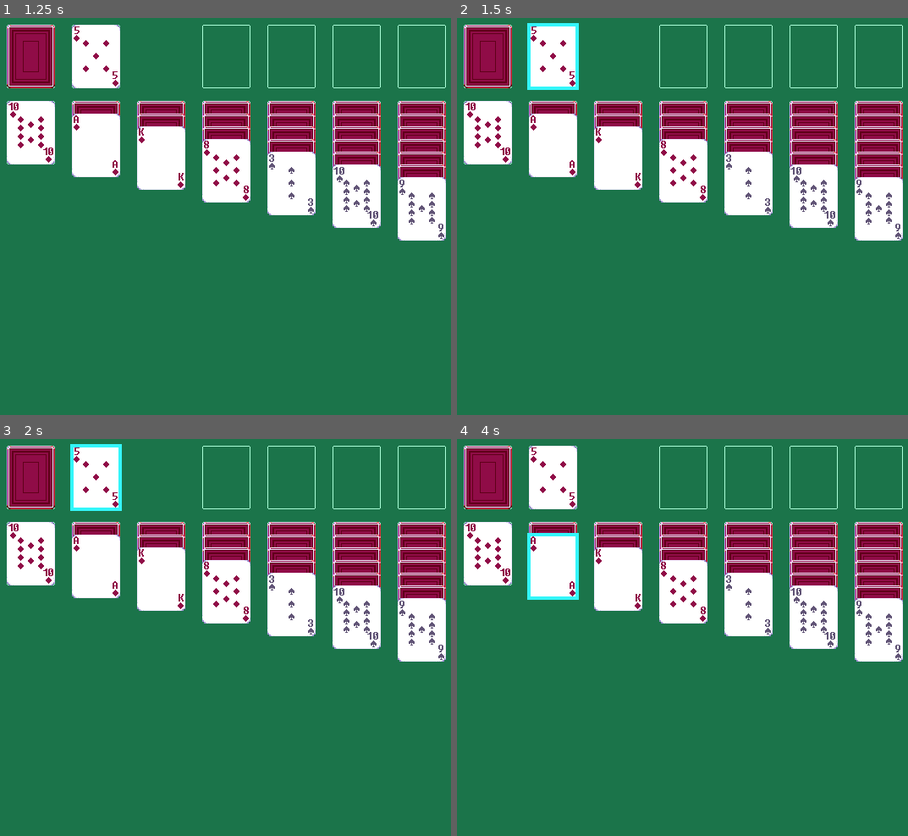
Above: before the commit, frames 1-4 (two rows, left to right).
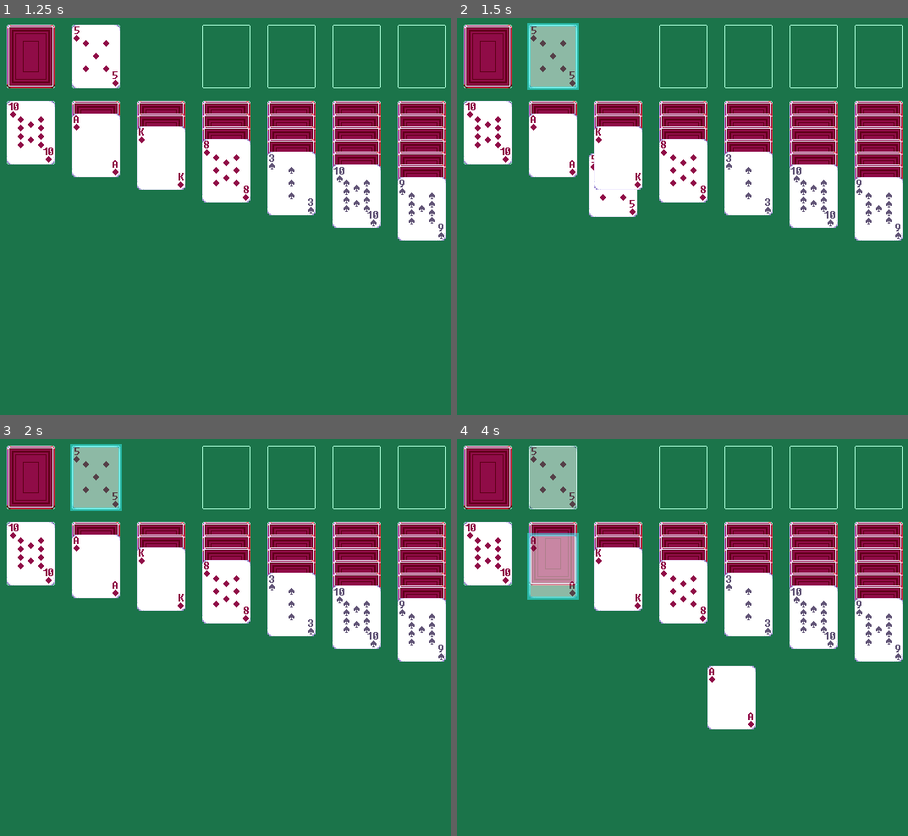
Above: after the commit, the same moments.

Repository: smolio/Basic-Solitaire
Game: Godot game, scene res://main_loop.tscn
Two runs of this game, one before a commit and one after it. Both use one fixed random seed, a clock stepped at 60 frames per second and the inputs below.
Inputs (mouse positions are in pixels of both pictures, inside the frame that each line leads up to):
- Up to frame 1 (1.25 s): tap Enter at 0.5 s; drag from (31, 57) to (275, 133) at 0.52 s
- Up to frame 2 (1.5 s): tap Space at 1.25 s; drag from (551, 57) to (659, 347) at 1.27 s
- Up to frame 3 (2 s): no input
- Up to frame 4 (4 s): move the mouse to (488, 554) at 2.02 s; click (488, 554) at 2.17 s; tap Enter at 2.75 s; drag from (551, 554) to (542, 589) at 2.77 s; drag from (551, 566) to (709, 665) at 3.52 s

Frame 1 is identical in both runs. In frame 2, 2.8% of the frame differs, in the area x 15-40%, y 1-51%; in frame 3, 1.9%; in frame 4, 5.2%, in the area x 15-67%, y 1-74%.

Commit message:
added functionality to EmptyCellManager and Cell class
Empty Cells are initialized according to their cache. (TableauCell, FoundationCell, null); Added drag and drop functionality to Card. Still need to fix snapping and dropping Cards into the void

Diff:
--- a/Main.gd
+++ b/Main.gd
@@ -21,6 +21,8 @@
 #var project_aspect_ratio = viewport_height / viewport_width
 #var project_aspect_ratio =  Vector2i(viewport_width, viewport_height).aspect()
 #const project_aspect_ratio = 600.0 / 560.0
+
+#NEXT THING TO TACKLE: Move card collection data structures out of resource objects and into base node itself
 
 
 func _ready():
--- a/Objects/Card.gd
+++ b/Objects/Card.gd
@@ -1,8 +1,13 @@
 class_name Card
 extends Control
 
+signal dropped_card
+signal picked_up_card
+
 const select_scn = preload("res://Commands/SelectAction.tscn")
 const move_scn = preload("res://Commands/MoveAction.tscn")
+
+@export var margins: CardLayoutMargins
 
 #Constants
 enum {FACEDOWN, FACEUP}
@@ -17,6 +22,7 @@
 
 #State
 var selected: bool = false
+var current_frame_tex: Texture2D
 var condition: Dictionary = {
 	"flippable": false,
 	"selectable": false,
@@ -61,6 +67,7 @@
 	#Initialize the images and set the initial face position
 	$ImageFrames.sprite_frames.add_frame("default", load("res://Assets/Cards/%s/%s_%d.png" % [suit, suit, value]))
 	$ImageFrames.set_frame(face)
+	current_frame_tex = $ImageFrames.sprite_frames.get_frame_texture("default", face)
 
 
 func _unhandled_input(event: InputEvent) -> void:
@@ -92,6 +99,37 @@
 	$Outline.hide()
 
 
+func _get_drag_data(at_position):
+	var selected_card: Card = self
+
+	#Dragging Preview
+	var preview: TextureRect = TextureRect.new()
+	preview.texture = selected_card.current_frame_tex
+	set_drag_preview(preview)
+
+	#Show that the card has started move away from original position
+	self.set_modulate(Color(1,1,1,0.5))
+	picked_up_card.emit(selected_card)
+	return selected_card
+
+
+func _can_drop_data(at_position, data):
+	if data is Card: #Or Array[Card]
+		return true
+
+
+func _drop_data(at_position, picked_up_card):
+	if picked_up_card.value + 1 == self.value && picked_up_card.color != self.color:
+
+		#Snap card to card
+		picked_up_card.position = global_position + Vector2(0, margins.card_stack_margin)
+	picked_up_card.set_modulate(Color(1,1,1,1))
+	dropped_card.emit(picked_up_card) #Tell TableauManager to move it from stack(n) to stack(n) / also move_child to the "front" of the stack
+	#ISSUE: If mouse click release happens out of bounds of Card it goes into the aether
+	#Cancelled drag needs to "reset" objects back to state before dragging began
+	#Figure out how to create a snap threshold, if two cards overlap, it should snap in place, don't rely on released mouse position
+
+
 #func _get_drag_data(position):
 #	var data = self #How do I incorporate a card stack?
 #   var data = CardStack.new(self)
@@ -107,18 +145,15 @@
 #	return data
 
 
-func _can_drop_data(position, data):
-	if data is Card: #Or Card Stack?
-		return data
 
 
-func _drop_data(position, data):
-	pass
-	#should join stack
-	#emit object that CardStack is dropped onto?
-	#data.set_modulate(Color(1,1,1,1))
-	#data.state.dragging = false
 
+#func _drop_data(position, data):
+#	pass
+#	#should join stack
+#	#emit object that CardStack is dropped onto?
+#	#data.set_modulate(Color(1,1,1,1))
+#	#data.state.dragging = false
 
 
 func log_select_command(target: Card) -> void:
@@ -133,16 +168,9 @@
 	print_debug(target)
 
 
-#func flip():
-#	#if self.condition.flippable:
-#	self.face = FACEUP
-##	$ImageFrames.frame = FACEUP
-##	condition.flippable = false
-##	condition.draggable = true
-
-
 func set_face(new_value):
 	face = new_value
+	current_frame_tex = $ImageFrames.sprite_frames.get_frame_texture("default", face)
 	match face:
 		FACEUP:
 			$ImageFrames.set_frame(FACEUP)
@@ -152,4 +180,3 @@
 		FACEDOWN:
 			condition.draggable = false
 			condition.flippable = true
-#Make a setter for face, so that anytime face is set to FACEUP, the card's flippable and draggable states change along with it, also focus_mode
--- a/Objects/Card.tscn
+++ b/Objects/Card.tscn
@@ -1,8 +1,9 @@
-[gd_scene load_steps=5 format=3 uid="uid://3mly6ft5ug7u"]
+[gd_scene load_steps=6 format=3 uid="uid://3mly6ft5ug7u"]
 
 [ext_resource type="Script" path="res://Objects/Card.gd" id="1_3p3j4"]
 [ext_resource type="Texture2D" uid="uid://fjmn4ngcx47g" path="res://Assets/Cards/facedown.png" id="2_arxk8"]
 [ext_resource type="Texture2D" uid="uid://dootdgf48h4be" path="res://Assets/Cards/selected-outline.png" id="2_lpsid"]
+[ext_resource type="Resource" uid="uid://qutdo4amnvqa" path="res://Objects/Resources/DefaultMargins.tres" id="2_p5jst"]
 
 [sub_resource type="SpriteFrames" id="SpriteFrames_wiq4g"]
 resource_local_to_scene = true
@@ -26,6 +27,7 @@
 mouse_filter = 2
 mouse_default_cursor_shape = 2
 script = ExtResource("1_3p3j4")
+margins = ExtResource("2_p5jst")
 metadata/_edit_use_anchors_ = true
 
 [node name="ImageFrames" type="AnimatedSprite2D" parent="."]
--- /dev/null
+++ b/Objects/Cell.gd
@@ -0,0 +1,35 @@
+class_name Cell
+extends TextureRect
+
+enum {CELL_1, CELL_2, CELL_3, CELL_4, CELL_5, CELL_6, CELL_7}
+
+@export var margins: CardLayoutMargins
+@export var message: String
+
+class FoundationCell:
+	extends Cell
+	var suit
+
+	func _ready():
+		message = "New FoundationCell"
+		print_debug(message)
+
+class TableauCell:
+	extends Cell
+
+	func _ready():
+		message = "New TableauCell"
+		print_debug(message)
+
+
+var value: int
+var ordinal: int
+
+
+func _init():
+	self.margins = load("res://Objects/Resources/DefaultMargins.tres")
+	self.texture = load("res://Assets/Cards/cell.png")
+	self.mouse_filter = Control.MOUSE_FILTER_IGNORE
+
+func _ready():
+	self.size = Vector2(margins.card_width, margins.card_length)
--- /dev/null
+++ b/Objects/Cell.tscn
@@ -0,0 +1,14 @@
+[gd_scene load_steps=4 format=3 uid="uid://c7ow8i6cnkye4"]
+
+[ext_resource type="Texture2D" uid="uid://bqk4bijes3njy" path="res://Assets/Cards/cell.png" id="1_6e2gj"]
+[ext_resource type="Script" path="res://Objects/Cell.gd" id="2_l4k4n"]
+[ext_resource type="Resource" uid="uid://qutdo4amnvqa" path="res://Objects/Resources/DefaultMargins.tres" id="3_ov8b2"]
+
+[node name="Cell" type="TextureRect"]
+offset_right = 57.0
+offset_bottom = 75.0
+mouse_filter = 2
+texture = ExtResource("1_6e2gj")
+script = ExtResource("2_l4k4n")
+margins = ExtResource("3_ov8b2")
+metadata/_edit_use_anchors_ = true
--- a/Objects/Resources/CardLayoutMargins.gd
+++ b/Objects/Resources/CardLayoutMargins.gd
@@ -42,7 +42,7 @@
 	get: return _card_stack_margin
 	set(value): _card_stack_margin = value; calculate_screen_size()
 
-#Screen Size
+#Minimum Screen Size to prevent object cutoffs
 @export var min_screen_width: int
 @export var min_screen_length: int
 
--- a/Objects/System Managers/EmptyCellManager.gd
+++ b/Objects/System Managers/EmptyCellManager.gd
@@ -2,27 +2,39 @@
 extends Node
 
 @export var margins: CardLayoutMargins
-@export var cell: TextureRect
 
 func _ready():
 	setup_cells()
 
+
 func setup_cells():
-	var x = margins.play_area_left_margin
-	# Setup Columns
-	for column in range(7):
-		var y = margins.play_area_top_margin
+	var y = margins.play_area_top_margin
 
-		#Setup Rows in Each Column
-		for row in range(2):
-			#Skip Cell (2,0)
-			if column == 2 and row == 0:
+	# Setup Rows
+	for row in range(2):
+		var x = margins.play_area_left_margin
+
+		#Setup Cells in Each Row
+		for column in range(7):
+			#Skip Cell (3,0)
+			if row == 0 and column == 2:
 				pass
 			else:
-				cell = TextureRect.new()
-				cell.mouse_filter = Control.MOUSE_FILTER_IGNORE
-				cell.texture = load("res://Assets/Cards/cell.png")
+				#Create a Cell
+				var cell: TextureRect
+
+				#For Cells (4,0) to (7,0) Assign Foundation class
+				if row == 0 && column in range(3,7):
+					cell = Cell.FoundationCell.new()
+
+				#For Cells (1,1) to (7,1) Assign Tableau class
+				elif row == 1 && column in range(0,7):
+					cell = Cell.TableauCell.new()
+
+				else:
+					cell = Cell.new()
+
 				cell.set_position(Vector2(x, y))
 				add_child(cell)
-			y += margins.card_length + margins.row_distance
-		x += margins.card_width + margins.column_distance
+			x += margins.card_width + margins.column_distance
+		y += margins.card_length + margins.row_distance
--- a/Objects/System Managers/TableauManager.gd
+++ b/Objects/System Managers/TableauManager.gd
@@ -3,6 +3,3 @@
 
 @export var tableau: Node
 @export var waste: Node
-
-
-#Any time a facedown card within a tableau stack is revealed / last in stack, make it flippable and change mouse_filter to STOP
--- a/Objects/TableauStacks.gd
+++ b/Objects/TableauStacks.gd
@@ -2,6 +2,14 @@
 
 @export var margins: CardLayoutMargins
 @export var tabl: TableauDataStruct
+
+
+#Any time a facedown card within a tableau stack is revealed / last in stack, make it flippable and change mouse_filter to STOP
+#Card Tells TableauManager to move it from stack(n) to stack(n) / also move_child to the "front" of the stack
+#Doesn't look like nodes share resources across instances - reconstruct this
+
+func _ready():
+	pass
 
 
 func setup_table():
@@ -15,3 +23,7 @@
 			add_child(card)
 			y += margins.card_stack_margin
 		x += margins.card_width + margins.column_distance
+
+
+func change_stacks():
+	pass
